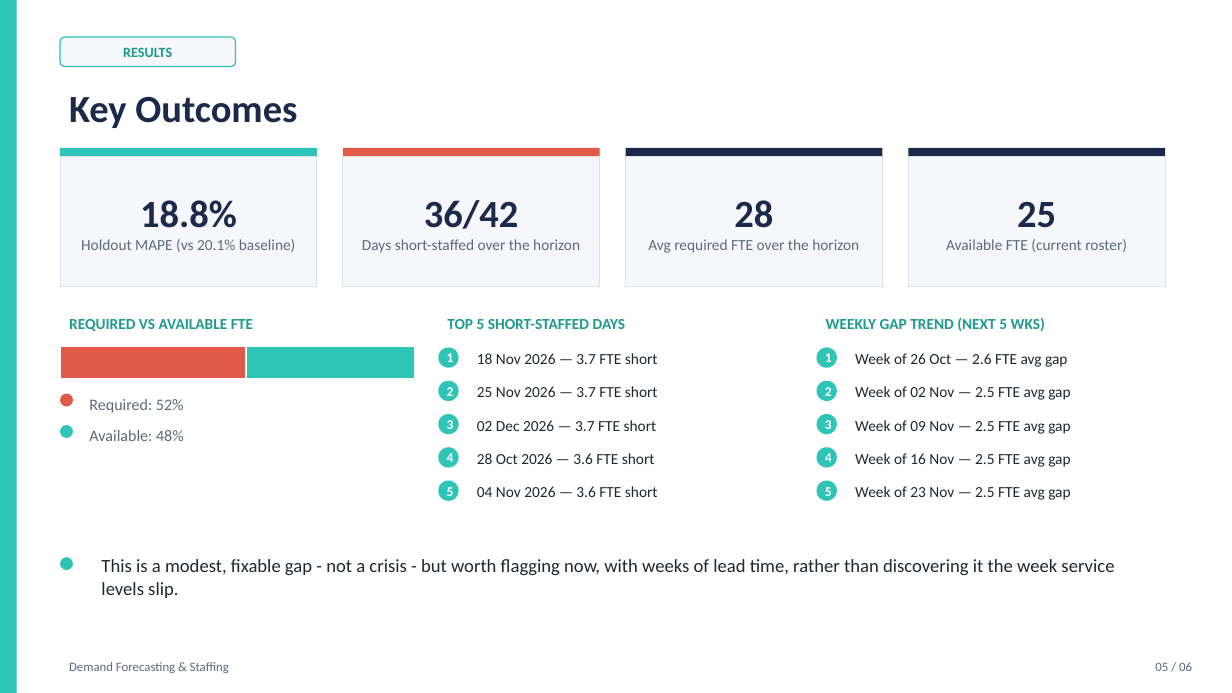
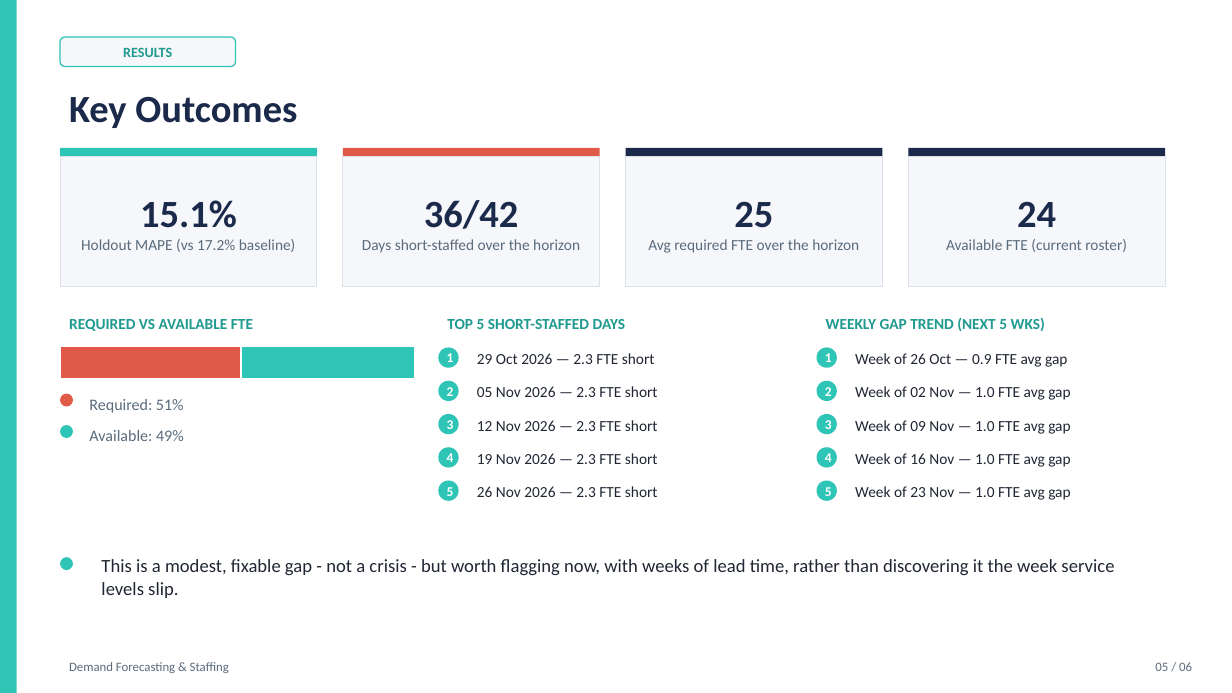
Before and after one commit to rameshpennam/ds-use-cases, a slide deck: slide 5 of usecase2_demand_forecasting/final_output/usecase2_forecast_summary.pptx. Drawn at 1232x693 pixels with LibreOffice and Linux fonts; fonts in the diff are those of the drawing. Boxes give left, top, right and bottom in pixels: in the first picture for what was removed or moved away, otherwise in the second. Text is boxed around its words. In the diff, an @@ line names an element or a change of style, - is before the commit and + after.

```diff
--- a/usecase2_demand_forecasting/final_output/usecase2_forecast_summary.pptx
+++ b/usecase2_demand_forecasting/final_output/usecase2_forecast_summary.pptx
@@ text in rectangle at (x1=81, y1=200, x2=296, y2=252): text changed @@
-18.8%
-Holdout MAPE (vs 20.1% baseline)
+15.1%
+Holdout MAPE (vs 17.2% baseline)
@@ text in rectangle at (x1=734, y1=201, x2=773, y2=228): text changed @@
-28
+25
@@ text in rectangle at (x1=1017, y1=201, x2=1056, y2=227): text changed @@
-25
+24
@@ rectangle resized from (x1=60, y1=347, x2=246, y2=379) to (x1=60, y1=347, x2=241, y2=379) @@
@@ rectangle resized from (x1=246, y1=347, x2=415, y2=379) to (x1=241, y1=347, x2=415, y2=379) @@
@@ text at (x1=477, y1=353, x2=655, y2=364): text changed @@
-18 Nov 2026 — 3.7 FTE short
+29 Oct 2026 — 2.3 FTE short
@@ text at (x1=855, y1=353, x2=1067, y2=367): text changed @@
-Week of 26 Oct — 2.6 FTE avg gap
+Week of 26 Oct — 0.9 FTE avg gap
@@ text at (x1=477, y1=386, x2=658, y2=397): text changed @@
-25 Nov 2026 — 3.7 FTE short
+05 Nov 2026 — 2.3 FTE short
@@ text at (x1=855, y1=386, x2=1070, y2=400): text changed @@
-Week of 02 Nov — 2.5 FTE avg gap
+Week of 02 Nov — 1.0 FTE avg gap
@@ text at (x1=89, y1=399, x2=184, y2=413): text changed @@
-Required: 52%
+Required: 51%
@@ text at (x1=89, y1=430, x2=184, y2=441): text changed @@
-Available: 48%
+Available: 49%
@@ text at (x1=477, y1=420, x2=658, y2=431): text changed @@
-02 Dec 2026 — 3.7 FTE short
+12 Nov 2026 — 2.3 FTE short
@@ text at (x1=855, y1=420, x2=1070, y2=434): text changed @@
-Week of 09 Nov — 2.5 FTE avg gap
+Week of 09 Nov — 1.0 FTE avg gap
@@ text at (x1=477, y1=453, x2=658, y2=464): text changed @@
-28 Oct 2026 — 3.6 FTE short
+19 Nov 2026 — 2.3 FTE short
@@ text at (x1=855, y1=453, x2=1070, y2=467): text changed @@
-Week of 16 Nov — 2.5 FTE avg gap
+Week of 16 Nov — 1.0 FTE avg gap
@@ text at (x1=477, y1=486, x2=658, y2=497): text changed @@
-04 Nov 2026 — 3.6 FTE short
+26 Nov 2026 — 2.3 FTE short
@@ text at (x1=855, y1=486, x2=1070, y2=500): text changed @@
-Week of 23 Nov — 2.5 FTE avg gap
+Week of 23 Nov — 1.0 FTE avg gap
```
Also in this commit, not shown: 3 other slides changed, 8 other files.
